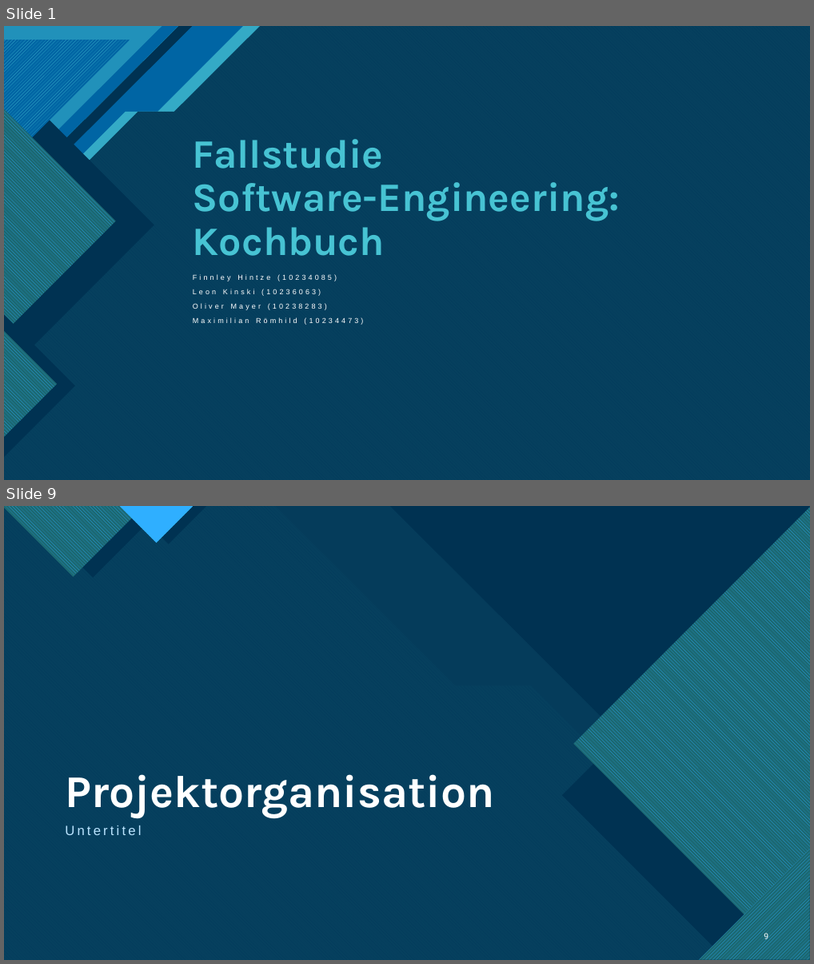
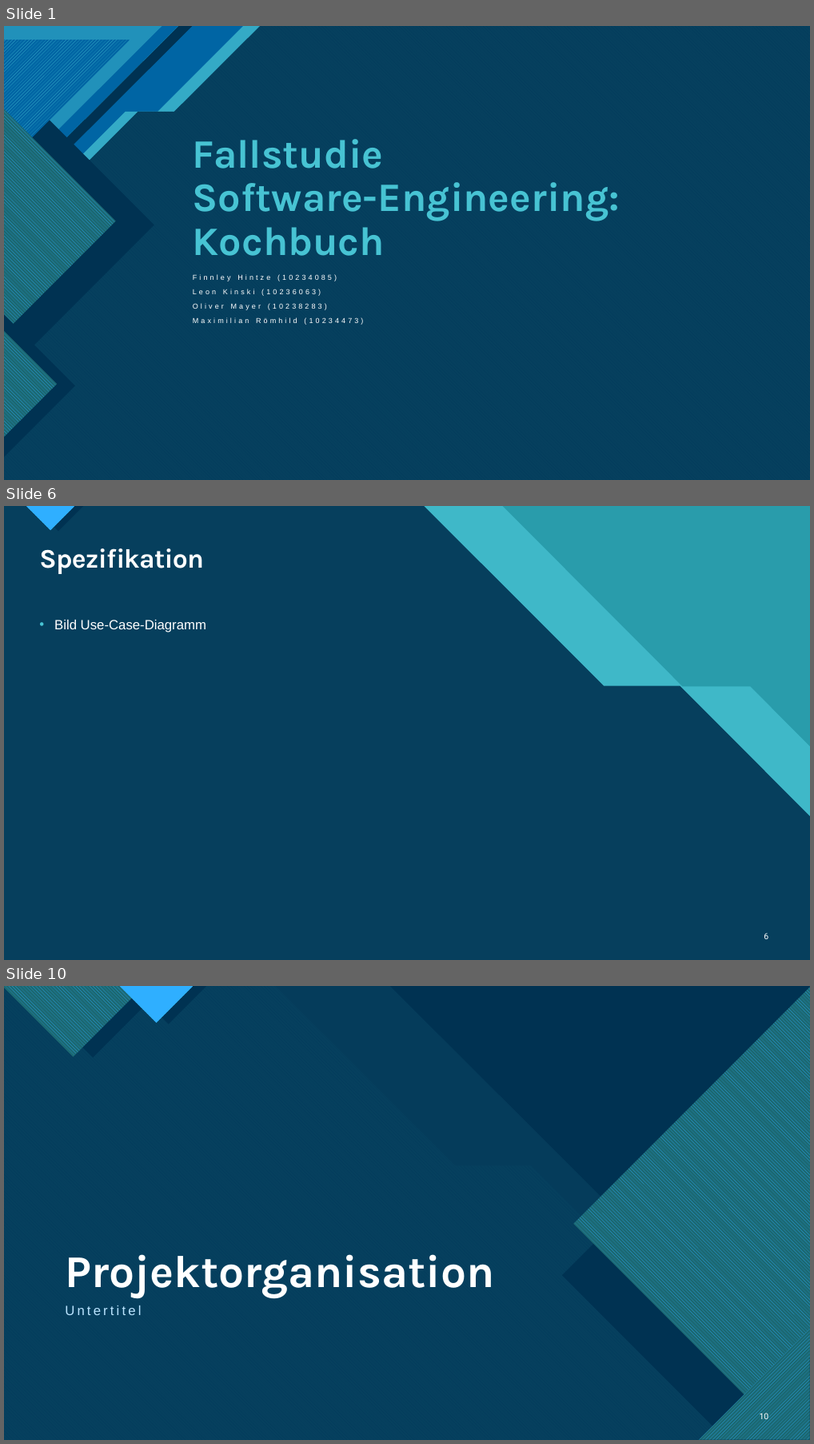
Before and after one commit to TietoLP/IU-Kochbuch, a slide deck: Fallstudie_Kochbuch.pptx. Shown one above the other, each under a label of ours: slides 1 and 9 before the commit, slides 1, 6 and 10 after it; the slides between them are not shown. The pictures are 814x964 and 814x1444 pixels, drawn with LibreOffice and Linux fonts; fonts in the diff are those of the drawing. Boxes give left, top, right and bottom in pixels: in the first picture for what was removed or moved away, otherwise in the second. Text is boxed around its words. In the diff, an @@ line names an element or a change of style, - is before the commit and + after.

```diff
--- a/Fallstudie_Kochbuch.pptx
+++ b/Fallstudie_Kochbuch.pptx
@@ slide 6 added at bbox=[4, 506, 810, 960], background #47C3D3; not listed: 11 template elements that a slide beside it also shows @@
@@ rectangle added at bbox=[4, 506, 810, 960], fill #299CAB @@
@@ rectangle added at bbox=[4, 506, 810, 960], fill #299CAB @@
@@ freeform shape added at bbox=[4, 506, 810, 960], fill #47C3D3 at 74% opacity @@
@@ title added at bbox=[39, 548, 204, 574], 32 pt, text #FFFFFF, bold @@
+Spezifikation
@@ text added at bbox=[54, 620, 206, 632], 16 pt, text #FFFFFF @@
+• Bild Use-Case-Diagramm
@@ page number added at bbox=[764, 932, 769, 939], 10 pt, text #FFFFFF @@
+6
@@ what was slide 9 is now slide 10 @@
@@ page number at bbox=[760, 1411, 770, 1421]: text changed @@
-9
+10
```
Also in this commit, not shown: 5 slides changed, 5 other slides added, 14 slides removed, 2 other files.
